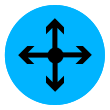
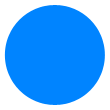
Layers edited between the first and the second 110x110 image:
added layer "形状 1 副本 7" above "形状 4" over [4, 5, 105, 105]
hid "图层 5" over [47, 47, 64, 64]
hid "形状 3 副本 3（合并）" over [18, 18, 92, 92]
hid "形状 1 副本 2" over [4, 5, 105, 105]
hid "图层 6" over [4, 5, 105, 105]
